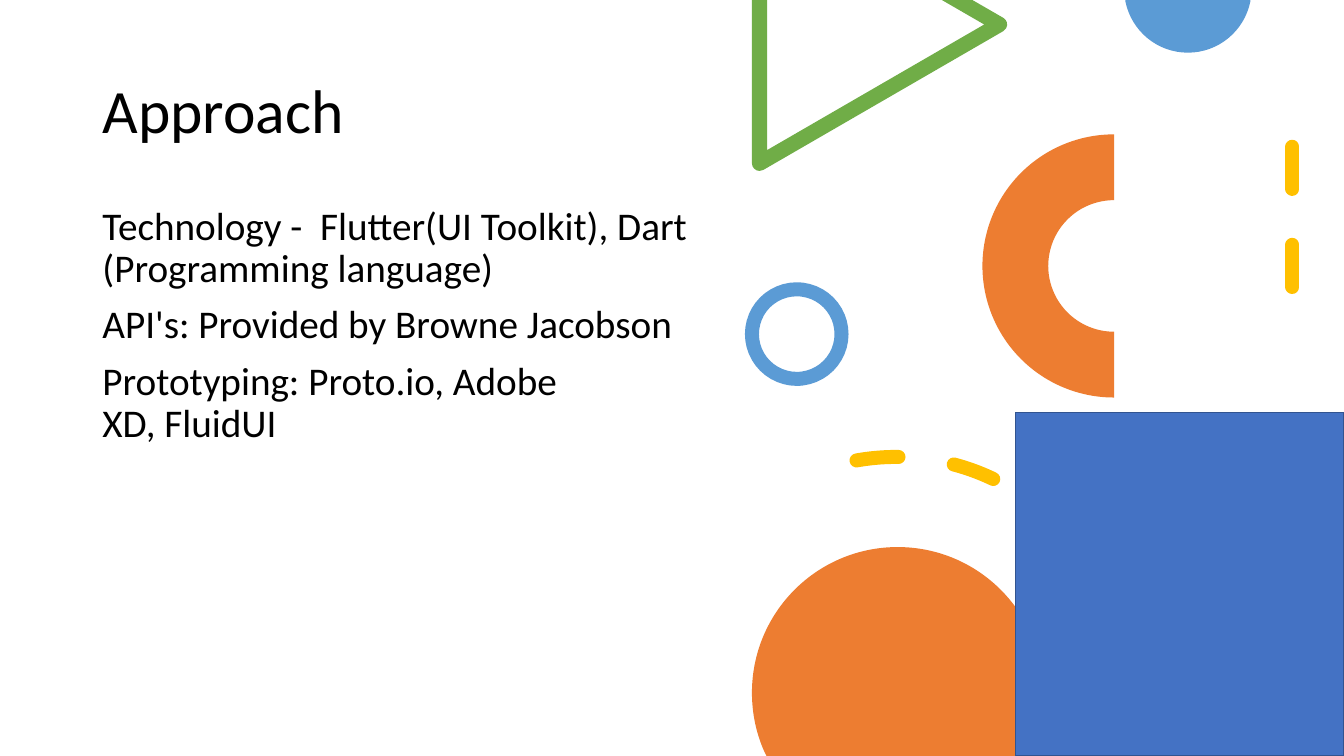
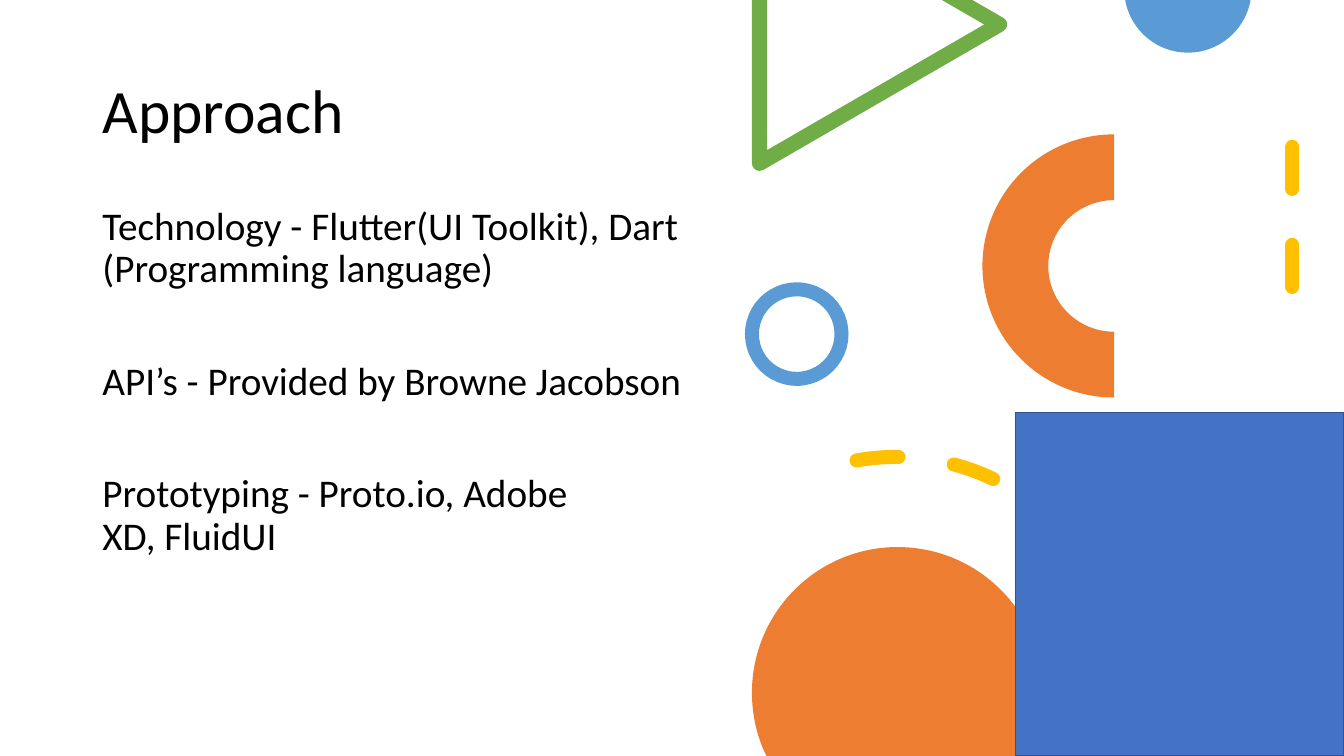
Before and after one commit to efyzx1UoN/Self-Service, a slide deck: slide 4 of docs/Slides/Self-Service_slides.pptx. Drawn at 1344x756 pixels with LibreOffice and Linux fonts; fonts in the diff are those of the drawing. Boxes give left, top, right and bottom in pixels: in the first picture for what was removed or moved away, otherwise in the second. Text is boxed around its words. In the diff, an @@ line names an element or a change of style, - is before the commit and + after.

Commit message:
Update SS slides

```diff
--- a/docs/Slides/Self-Service_slides.pptx
+++ b/docs/Slides/Self-Service_slides.pptx
@@ text at bbox=[102, 367, 681, 555]: text changed @@
-API's: Provided by Browne Jacobson
-Prototyping: Proto.io, Adobe XD, FluidUI
+API’s - Provided by Browne Jacobson
+Prototyping - Proto.io, Adobe XD, FluidUI
```
Also in this commit, not shown: 1 other slide changed, 2 other files.
